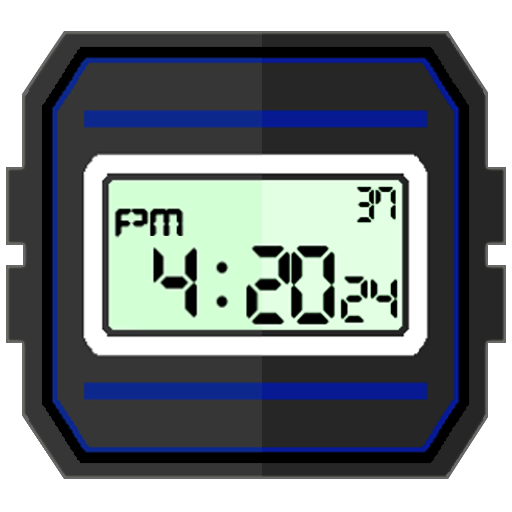
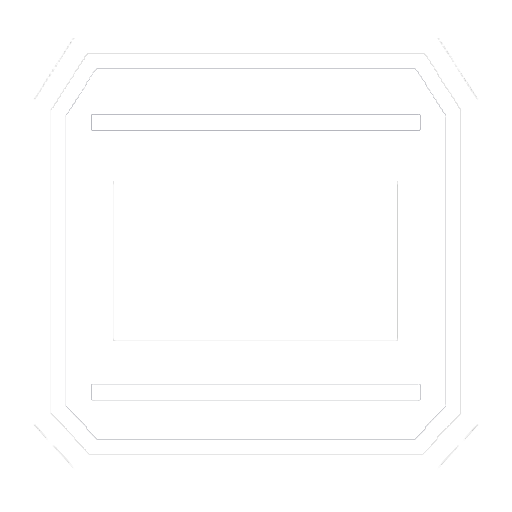
Two versions of the same layered image (512x512). Layer-by-layer changes:
showed "notif", painted on it over left=17, top=38, right=496, bottom=474
hid "icon", blend normal → dissolve over left=6, top=30, right=506, bottom=479
hid "Layer 2 copy" over left=6, top=30, right=506, bottom=479
